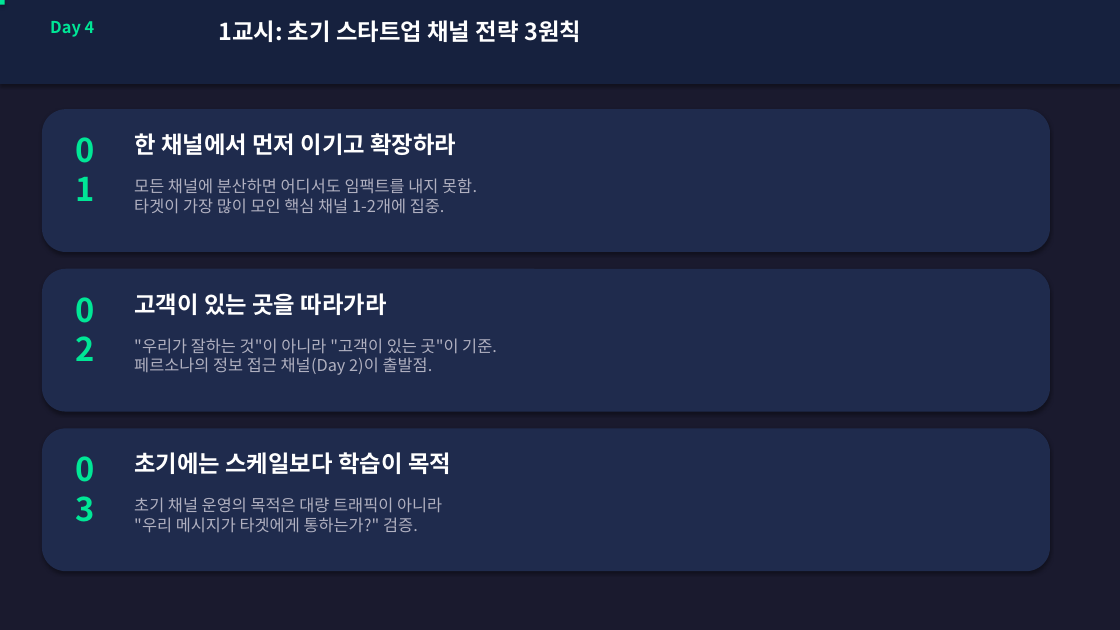
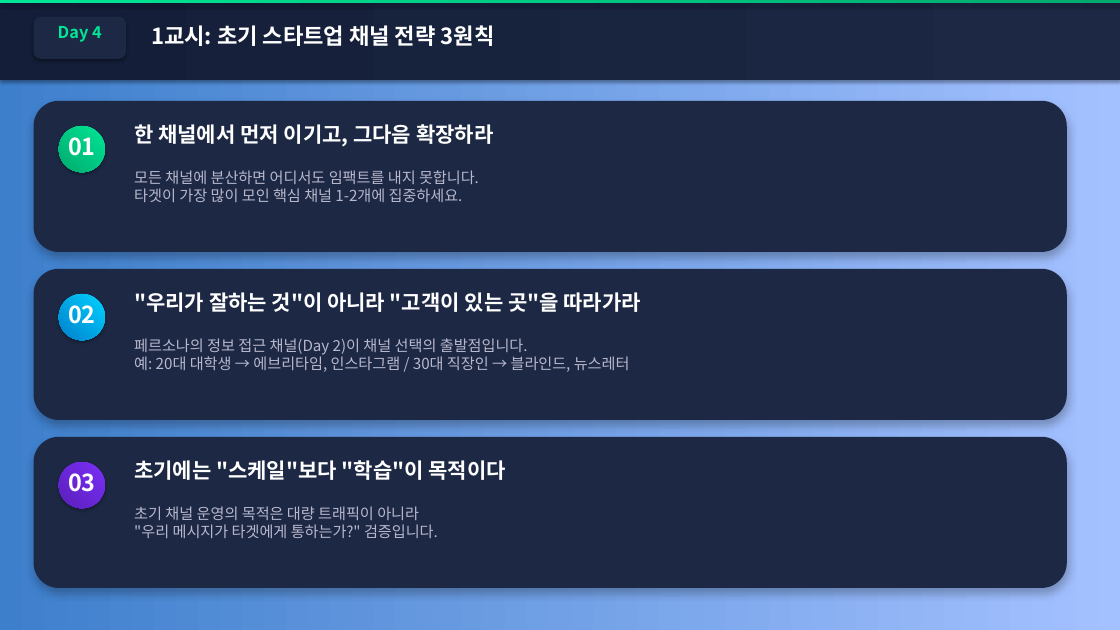
Before and after one commit to SEKYUOH-PLATTER/platter-worklab, a slide deck: slide 20 of docs/gtm-curriculum-slides.pptx (slide 21 before the commit). Drawn at 1120x630 pixels with LibreOffice and Linux fonts; fonts in the diff are those of the drawing. Boxes give left, top, right and bottom in pixels: in the first picture for what was removed or moved away, otherwise in the second. Text is boxed around its words. In the diff, an @@ line names an element or a change of style, - is before the commit and + after.

```diff
--- a/docs/gtm-curriculum-slides.pptx
+++ b/docs/gtm-curriculum-slides.pptx
@@ background #1A1A2E to gradient #3F80CE to #A4C4FF @@
@@ rectangle: place and size @@
-rectangle at [0, 0, 1120, 84]
+rectangle at [0, 0, 1120, 80]
@@ rectangle at [0, 0, 1120, 80]: fill #16213E to gradient #141E38 to #1C2844 @@
@@ rectangle removed at [0, 0, 5, 5] @@
@@ rectangle added at [0, 0, 1120, 3], fill gradient #00E696 to #00AA6E @@
@@ text "Day 4": place and size @@
-text "Day 4" at [50, 21, 95, 37]
+text "Day 4" at [58, 26, 102, 42]
@@ text "Day 4" at [58, 26, 102, 42]: alignment left to centre @@
@@ rounded rectangle added at [34, 17, 126, 59], fill #1C2844 @@
@@ text "1교시: 초기 스타트업 채널 전략 ...": place and size @@
-text "1교시: 초기 스타트업 채널 전략 ..." at [218, 20, 581, 42]
+text "1교시: 초기 스타트업 채널 전략 ..." at [151, 25, 495, 46]
@@ text "1교시: 초기 스타트업 채널 전략 ..." at [151, 25, 495, 46]: size 20 to 19 pt @@
@@ rounded rectangle: place and size @@
-rounded rectangle at [42, 109, 1050, 252]
+rounded rectangle at [34, 101, 1067, 252]
@@ text "01": place and size @@
-text "01" at [67, 126, 118, 168]
+text "01" at [68, 137, 96, 156]
@@ ellipse added at [59, 126, 105, 172], fill gradient #00E696 to #00AA6E @@
@@ text at [134, 124, 493, 146]: text changed; size 20 to 18 pt @@
-한 채널에서 먼저 이기고 확장하라
+한 채널에서 먼저 이기고, 그다음 확장하라
@@ text at [134, 170, 479, 202]: text changed; size 14 to 13 pt; text colour #B0B0C0 to #B8B8CC @@
-모든 채널에 분산하면 어디서도 임팩트를 내지 못함.
-타겟이 가장 많이 모인 핵심 채널 1-2개에 집중.
+모든 채널에 분산하면 어디서도 임팩트를 내지 못합니다.
+타겟이 가장 많이 모인 핵심 채널 1-2개에 집중하세요.
@@ rounded rectangle: place and size @@
-rounded rectangle at [42, 269, 1050, 412]
+rounded rectangle at [34, 269, 1067, 420]
@@ text "02": place and size @@
-text "02" at [67, 286, 118, 328]
+text "02" at [68, 305, 96, 324]
@@ ellipse added at [59, 294, 105, 340], fill gradient #00D2FF to #0080CC @@
@@ text at [134, 292, 641, 312]: text changed; size 20 to 18 pt @@
-고객이 있는 곳을 따라가라
+"우리가 잘하는 것"이 아니라 "고객이 있는 곳"을 따라가라
@@ text at [134, 338, 630, 372]: text changed; size 14 to 13 pt; text colour #B0B0C0 to #B8B8CC @@
-"우리가 잘하는 것"이 아니라 "고객이 있는 곳"이 기준.
-페르소나의 정보 접근 채널(Day 2)이 출발점.
+페르소나의 정보 접근 채널(Day 2)이 채널 선택의 출발점입니다.
+예: 20대 대학생 → 에브리타임, 인스타그램 / 30대 직장인 → 블라인드, 뉴스레터
@@ fill #1F2B4D to #1C2844; shadow changed in 3 elements at [34, 269, 1067, 420], [34, 101, 1067, 252], [34, 437, 1067, 588] @@
@@ rounded rectangle: place and size @@
-rounded rectangle at [42, 429, 1050, 571]
+rounded rectangle at [34, 437, 1067, 588]
@@ size 28 to 20 pt, text colour #00E696 to #FFFFFF; alignment left to centre in 3 elements at [68, 137, 96, 156], [68, 305, 96, 324], [68, 473, 96, 492] @@
@@ text "03": place and size @@
-text "03" at [67, 445, 118, 487]
+text "03" at [68, 473, 96, 492]
@@ ellipse added at [59, 462, 105, 508], fill gradient #7B2FF7 to #5A1FBB @@
@@ text at [134, 460, 506, 480]: text changed; size 20 to 18 pt @@
-초기에는 스케일보다 학습이 목적
+초기에는 "스케일"보다 "학습"이 목적이다
@@ text at [134, 506, 438, 538]: text changed; size 14 to 13 pt; text colour #B0B0C0 to #B8B8CC @@
-초기 채널 운영의 목적은 대량 트래픽이 아니라
-"우리 메시지가 타겟에게 통하는가?" 검증.
+초기 채널 운영의 목적은 대량 트래픽이 아니라
+"우리 메시지가 타겟에게 통하는가?" 검증입니다.
```
Also in this commit, not shown: 24 other slides changed, 1 slide removed.
